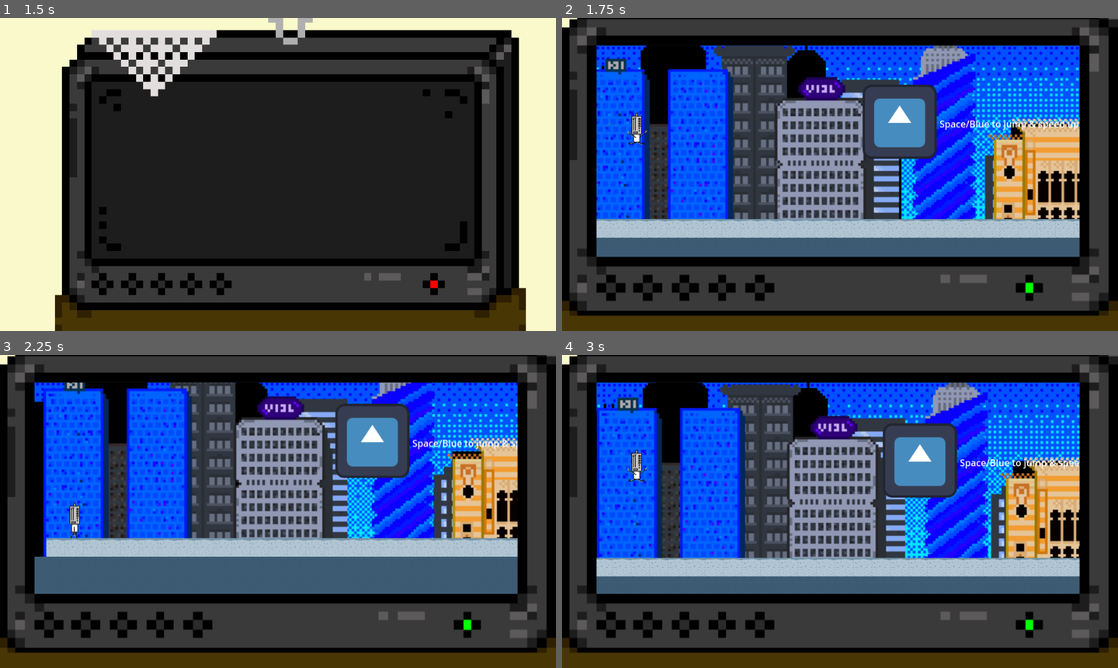
Above: before the commit, frames 1-4 (two rows, left to right).
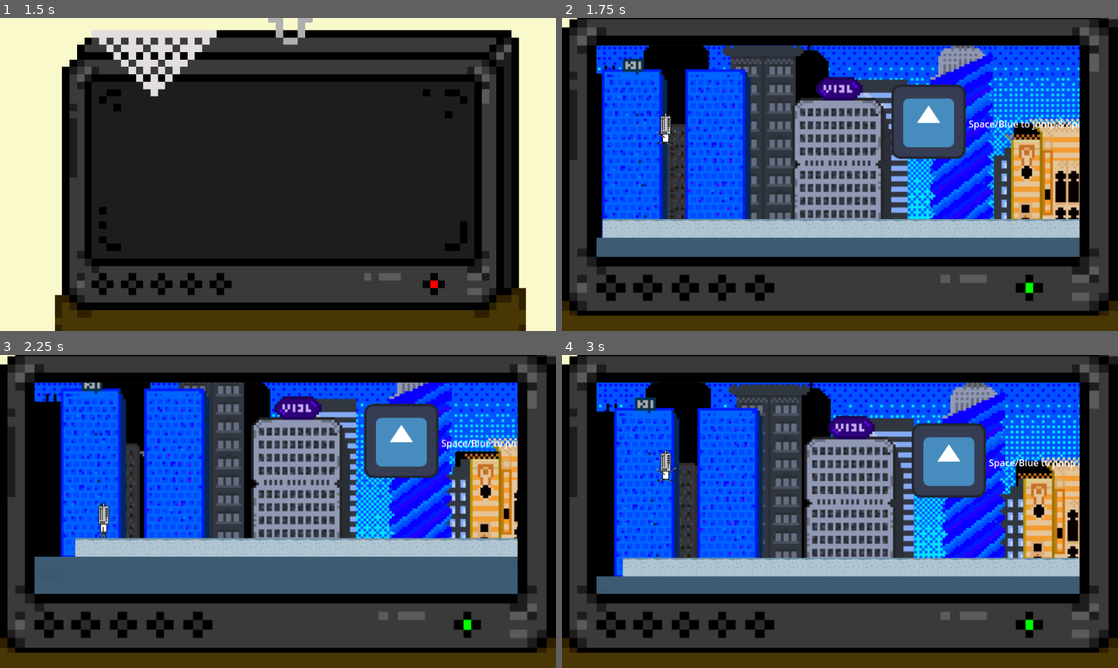
Above: after the commit, the same moments.

Repository: JosipRados01/retro-runner
Game: Godot game, scene res://loading_screen.tscn
The game is run twice, just before and just after one commit, with the same random seed, the same clock (stepped at 60 frames per second) and the same inputs. The engine's default icon, where the game draws it, is replaced by a stand-in: a white triangle on a blue panel in a dark square.
Inputs:
- Up to frame 1 (1.5 s): hold Down (stomp) 0.53-1.28 s; tap Space (jump) at 0.77 s; tap Down (stomp) at 1.35 s
- Up to frame 2 (1.75 s): tap Space (jump) at 1.52 s
- Up to frame 3 (2.25 s): hold Down (stomp) from 2.03 s (still down)
- Up to frame 4 (3 s): release Down (stomp) at 2.78 s; tap Down (stomp) at 2.85 s

Frame 1 is identical in both runs. In frame 2, 28% of the frame differs, in the area x 6-94%, y 8-71%; in frame 3, 27%; in frame 4, 29%.

Commit message:
better camera offset

Diff:
--- a/game.tscn
+++ b/game.tscn
@@ -28,7 +28,7 @@
 position = Vector2(95, 479)
 
 [node name="Camera2D" type="Camera2D" parent="player"]
-offset = Vector2(350, 0)
+offset = Vector2(300, 0)
 
 [node name="Parallaxforeground" parent="." instance=ExtResource("5_7jktm")]
 layer = -1
